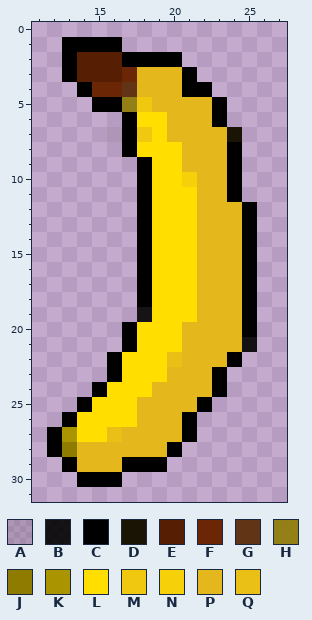
Two states of a pixel-art sprite, sprites/images/spr_bow3_0.png. The first picture shows the starting point.
The file is 32x32 pixels. Colours within 5 levels of each other are drawn and written as one. Shown: x 11..27, y 0..31.
Palette (. is transparent): A #0000001c  B #000000e3  C #000000  D #191403  E #561f04  F #6b2605  G #603415  H #8e7b00e3  J #8e7b00  K #aa9400  L #ffde00  M #f0c810  N #f6d10a  P #e4b71d  Q #eac017
Pixels before, first column x 12:
 1 .CCCC.........
 2 .CEEECCCC.....
 3 .CEEEFPPPC....
 4 ..CFFGPPPCC...
 5 ...CCHMPPPPC..
 6 .....CLLPPPC..
 7 ....ACMLPPPPD.
 8 .....CLLLPPPC.
 9 ......CLLPPPC.
10 ......CLLNPPC.
11 ......CLLLPPC.
12 ......CLLLPPPC
13 ......CLLLPPPC
14 ......CLLLPPPC
15 ......CLLLPPPC
16 ......CLLLPPPC
17 ......CLLLPPPC
18 ......CLLLPPPC
19 ......BLLLPPPC
20 .....CLLLPPPPC
21 .....CLLLPPPPB
22 ....CLLLQPPPC.
23 ....CLLLPPPC..
24 ...CLLLPPPPC..
25 ..CLLLPPPPC...
26 .CLLLLPPPC....
27 CKLLQPPPPC....
28 CJPPPPPPC.....
29 .CPPPCCC......
30 ..CCC.........
Once edited:
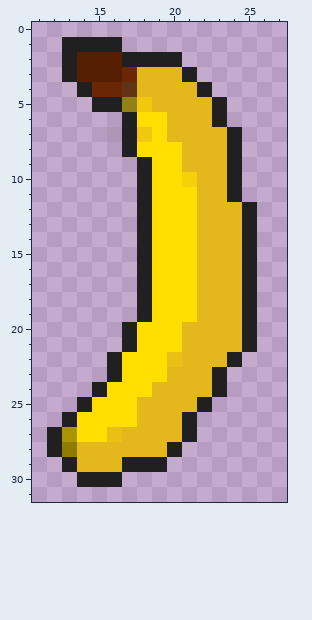
The commit says: fixed outlines on the bows and redrew the top-hat hat
Changes in this commit:
{"colour":"C","old":"#000000","new":"#202020"}
{"y":4,"x":21,"old":"C","new":"P"}
{"y":7,"x":24,"old":"D","new":"C"}
{"y":19,"x":18,"old":"B","new":"C"}
{"y":21,"x":25,"old":"B","new":"C"}
{"label":"changed","picture_box":[47,37,257,487]}
